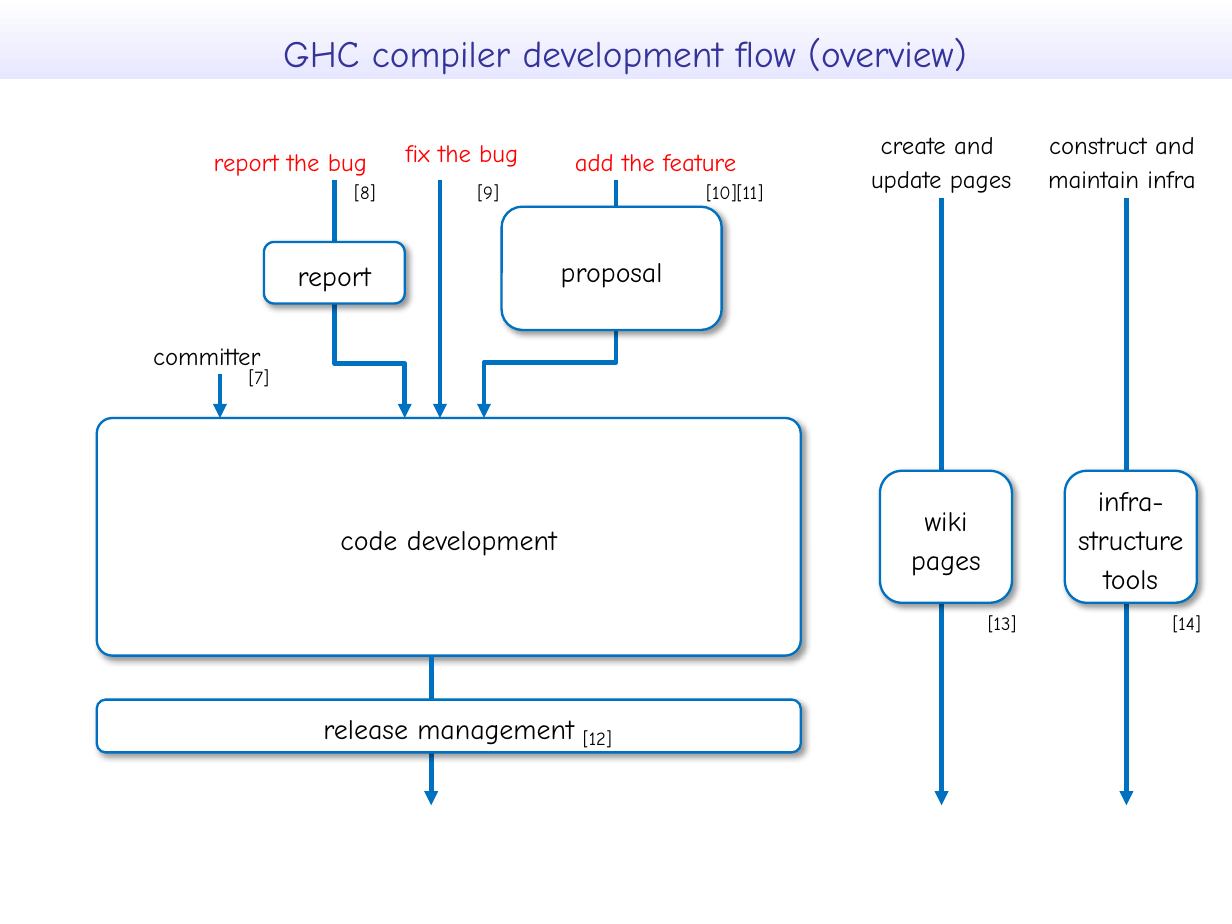
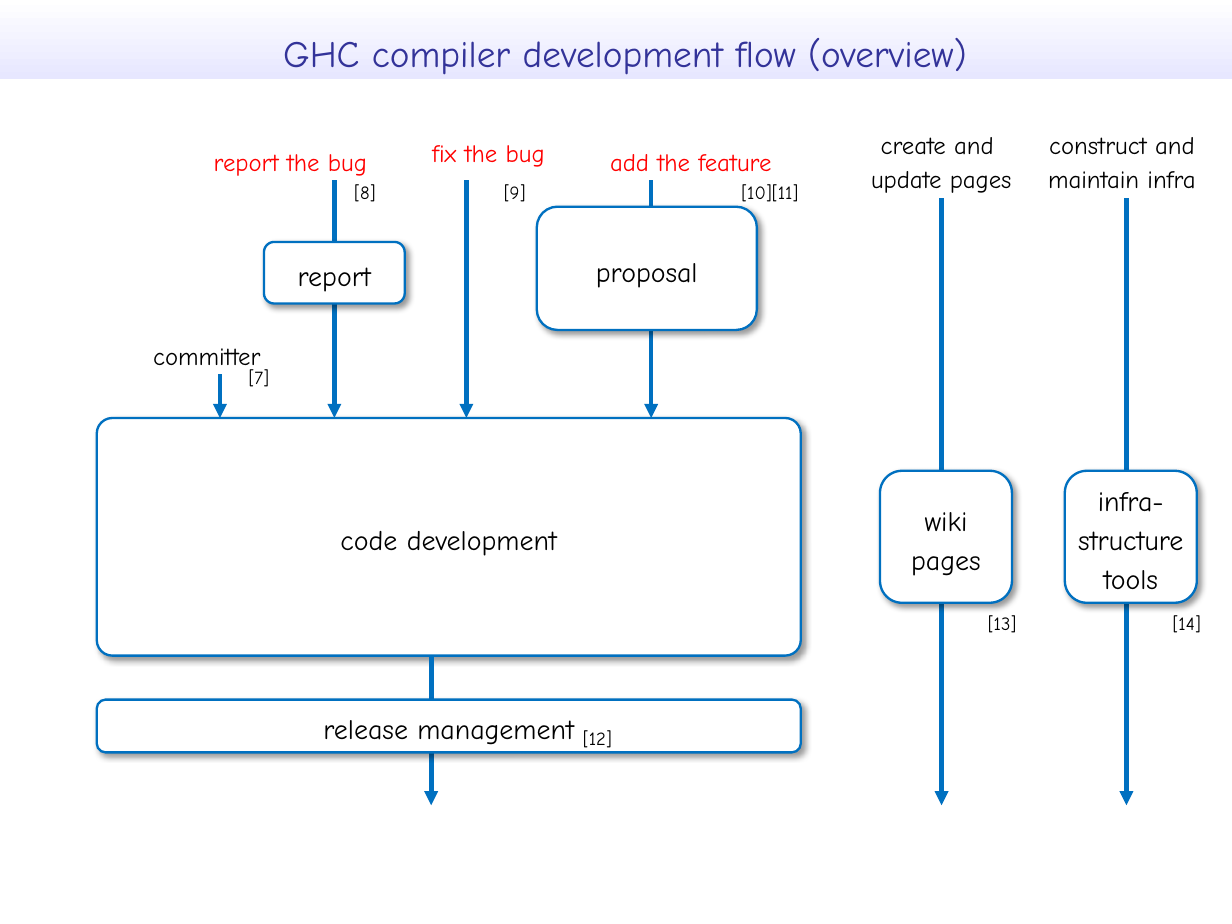
Before and after one commit to takenobu-hs/ghc-development-flow, a slide deck: slide 6 of src/ghc_development_flow.pptx. Drawn at 1232x924 pixels with LibreOffice and Linux fonts; fonts in the diff are those of the drawing. Boxes give left, top, right and bottom in pixels: in the first picture for what was removed or moved away, otherwise in the second. Text is boxed around its words. In the diff, an @@ line names an element or a change of style, - is before the commit and + after.

```diff
--- a/src/ghc_development_flow.pptx
+++ b/src/ghc_development_flow.pptx
@@ 2 texts, 1 rounded rectangle: place and size @@
-2 texts, 1 rounded rectangle at (502,154,763,330)
+2 texts, 1 rounded rectangle at (537,154,798,330)
@@ arrow moved from (334, 277) - (334, 180) to (334, 418) - (334, 180) @@
@@ 2 texts, 1 arrow: place and size @@
-2 texts, 1 arrow at (406,145,518,418)
+2 texts, 1 arrow at (432,145,545,418)
@@ arrow moved from (616, 277) - (616, 180) to (652, 418) - (652, 180) @@
@@ elbow arrow removed from (334, 295) to (405, 418) @@
@@ elbow arrow removed from (616, 286) to (484, 418) @@
```
Also in this commit, not shown: 10 other slides changed, 2 other files.
